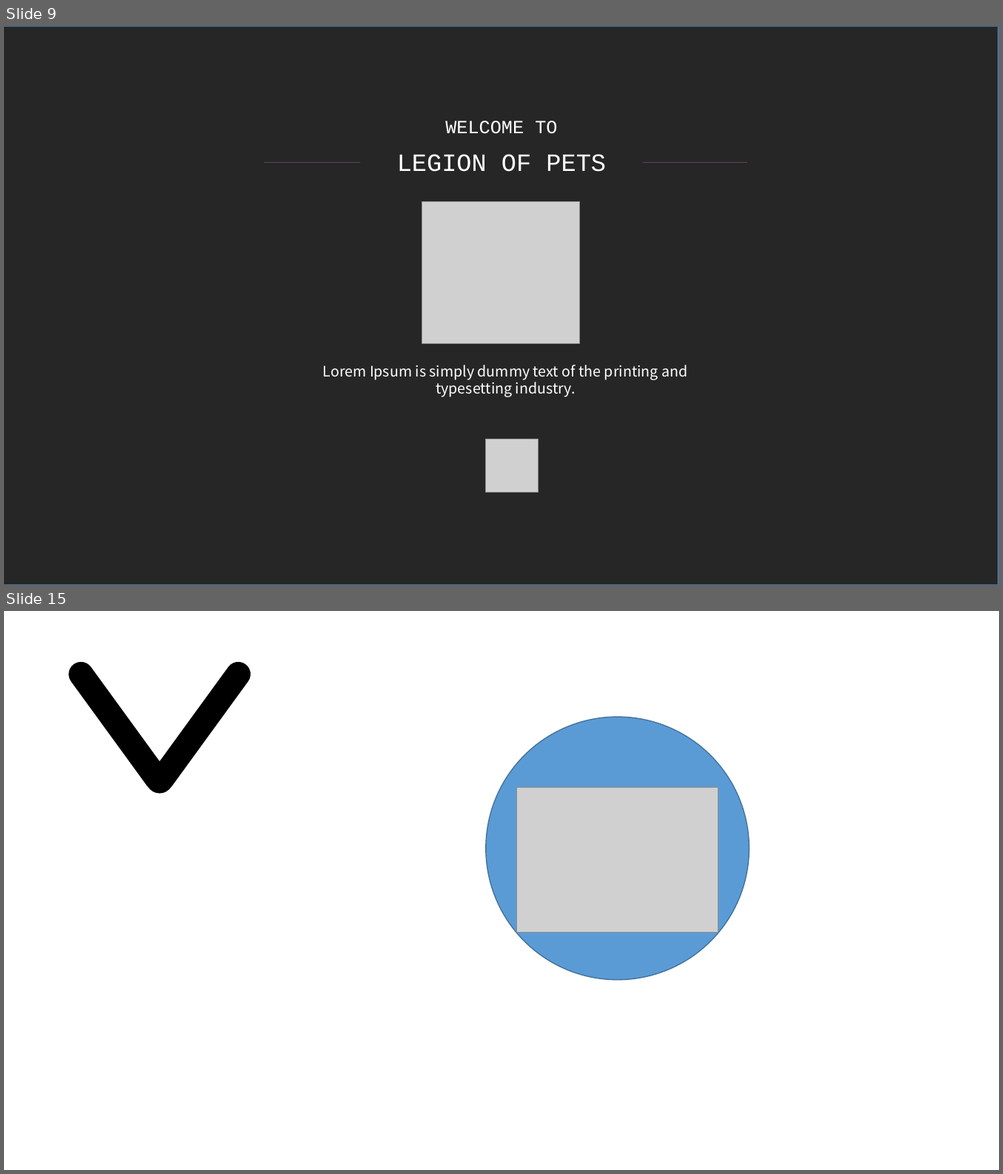
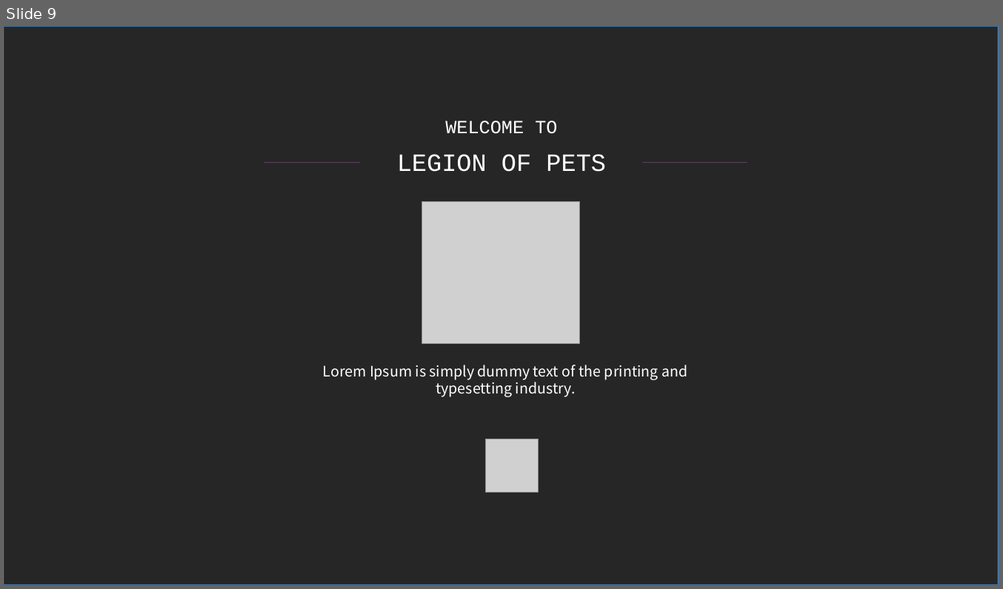
Before and after one commit to fafi-svg/App_web_vacunas, a slide deck: Documents_Desing/Diseños_veterinaria_vacunas.pptx. Shown one above the other, each under a label of ours: slides 9 and 15 before the commit, slide 9 after it; the slides between them are not shown. The pictures are 1003x1174 and 1003x589 pixels, drawn with LibreOffice and Linux fonts; fonts in the diff are those of the drawing; grey boxes stand for pictures. Boxes give left, top, right and bottom in pixels: in the first picture for what was removed or moved away, otherwise in the second. Text is boxed around its words. In the diff, an @@ line names an element or a change of style, - is before the commit and + after.

```diff
--- a/Documents_Desing/Diseños_veterinaria_vacunas.pptx
+++ b/Documents_Desing/Diseños_veterinaria_vacunas.pptx
@@ slide 15 removed at (x1=4, y1=611, x2=999, y2=1170), background #FFFFFF @@
@@ rounded rectangle removed at (x1=64, y1=657, x2=174, y2=796) @@
@@ rounded rectangle removed at (x1=145, y1=657, x2=256, y2=796) @@
@@ ellipse removed at (x1=486, y1=717, x2=749, y2=980) @@
@@ ellipse removed at (x1=146, y1=766, x2=173, y2=793) @@
@@ picture removed at (x1=517, y1=787, x2=718, y2=933) @@
```
Also in this commit, not shown: 4 slides changed, 17 slides added, 2 other slides removed.
